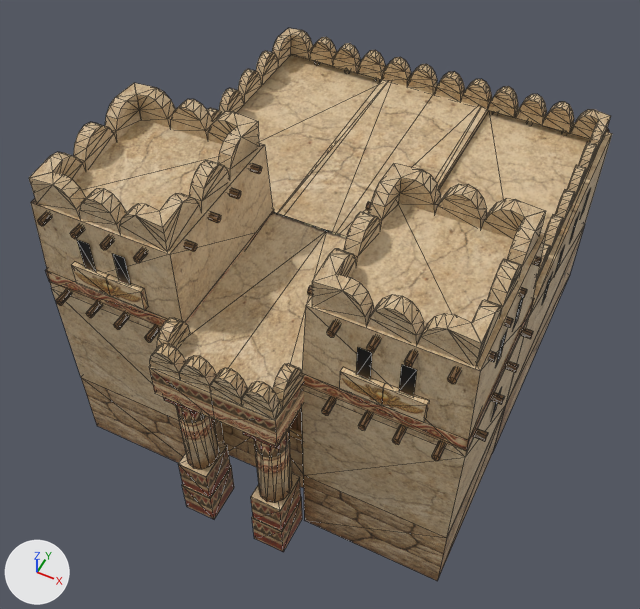
The COLLADA model art/meshes/structural/hitites/temple.dae: old version first, new version second.
Both versions are drawn from a 50 mm camera at (0.163, -0.39, 0.452) aimed at (-0.004, -0.056, 0.035). The axes (+X, +Y, +Z) are drawn at lower left. The lights are the same throughout. The older version comes first. Mesh edges are drawn as thin lines.

Before the edit, the objects in view are built like this:
```python
me_cube_001 = bpy.data.meshes.new('Cube.001')
me_cube_001.from_pydata(...)  # 2287 vertices, 3232 faces; spans x -0.129..0.129, y -0.183..0.133, z -0.05..0.167
me_cube_001.materials.append(mat_material_001)  # picture img_hitites_struct_png
ob_temple = bpy.data.objects.new('temple', me_cube_001)
ob_temple.location = (0.0, 0.0, 0.0)
```
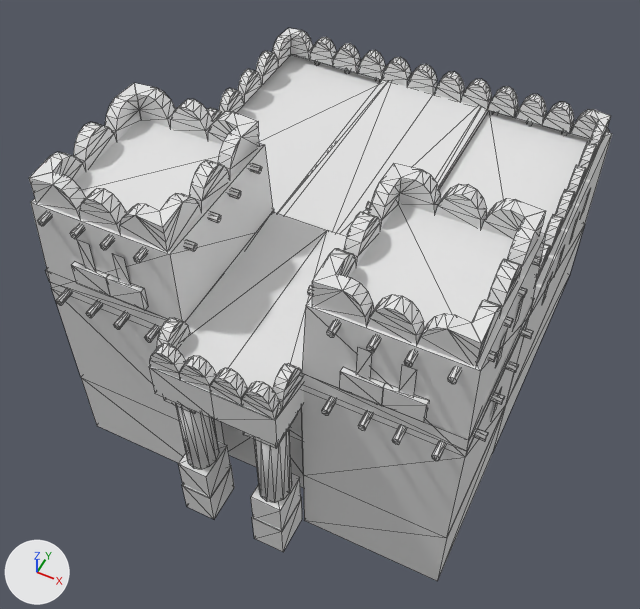
What differs and where, as boxes [x1, y1, x2, y2] in the pictures (640 x 609 px):
'temple', recoloured (beige to white)
    both: [29, 28, 612, 581]

The change, as a list of edits to the scene's bpy script:
```text
Add mat_material_008:
    mat_material_008 = principled_material('Material.008')
    mat_material_008.base_color = (0.8, 0.8, 0.8)  # white #e7e7e7
Change me_cube_001:
    where me_cube_001.from_pydata(...)  # 2287 vertices, 3232 faces; spans x -0.129..0.129, y -0.183..0.133, z -0.05..0.167
    remove me_cube_001.materials.append(mat_material_001)  # picture img_hitites_struct_png
    add me_cube_001.materials.append(mat_material_008)  # white #e7e7e7
```
